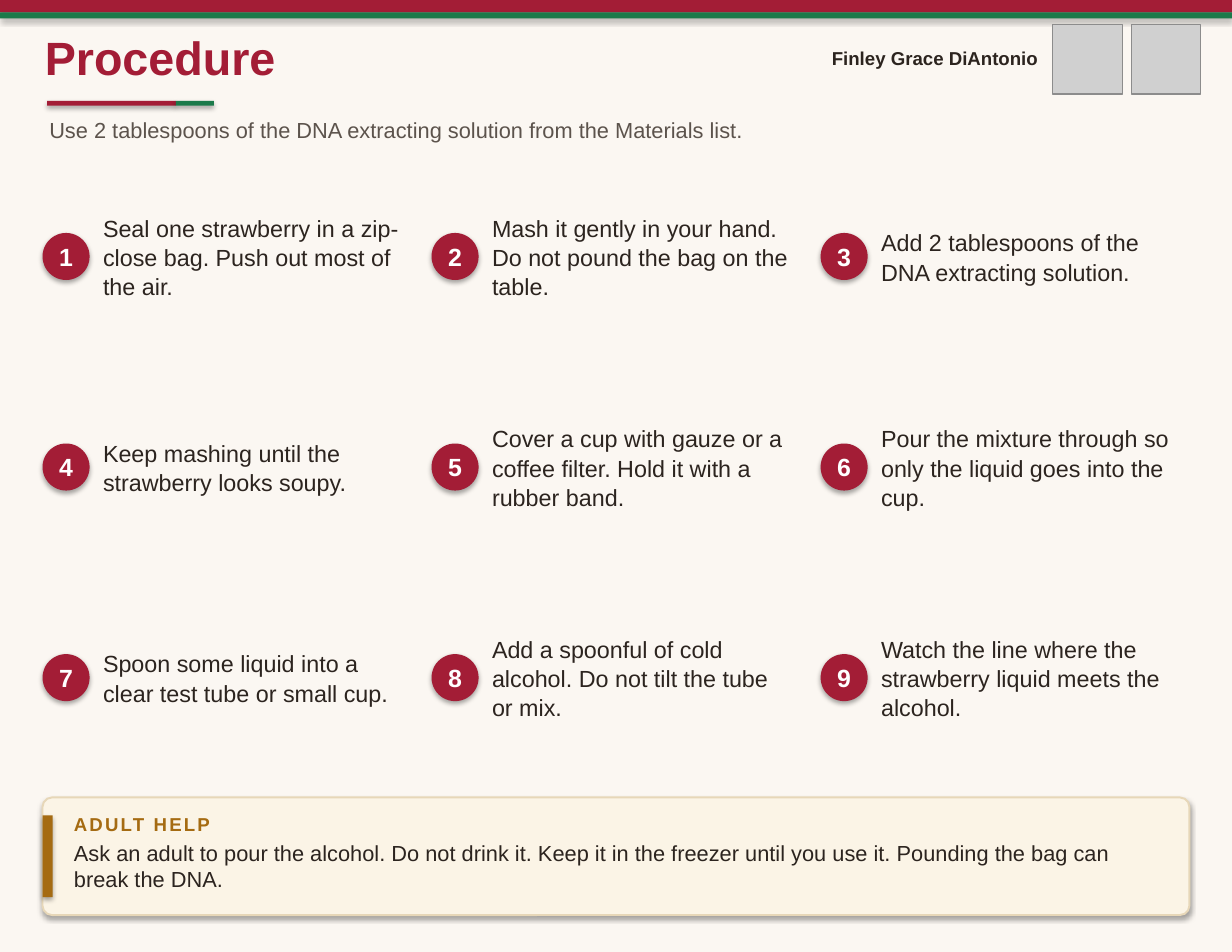
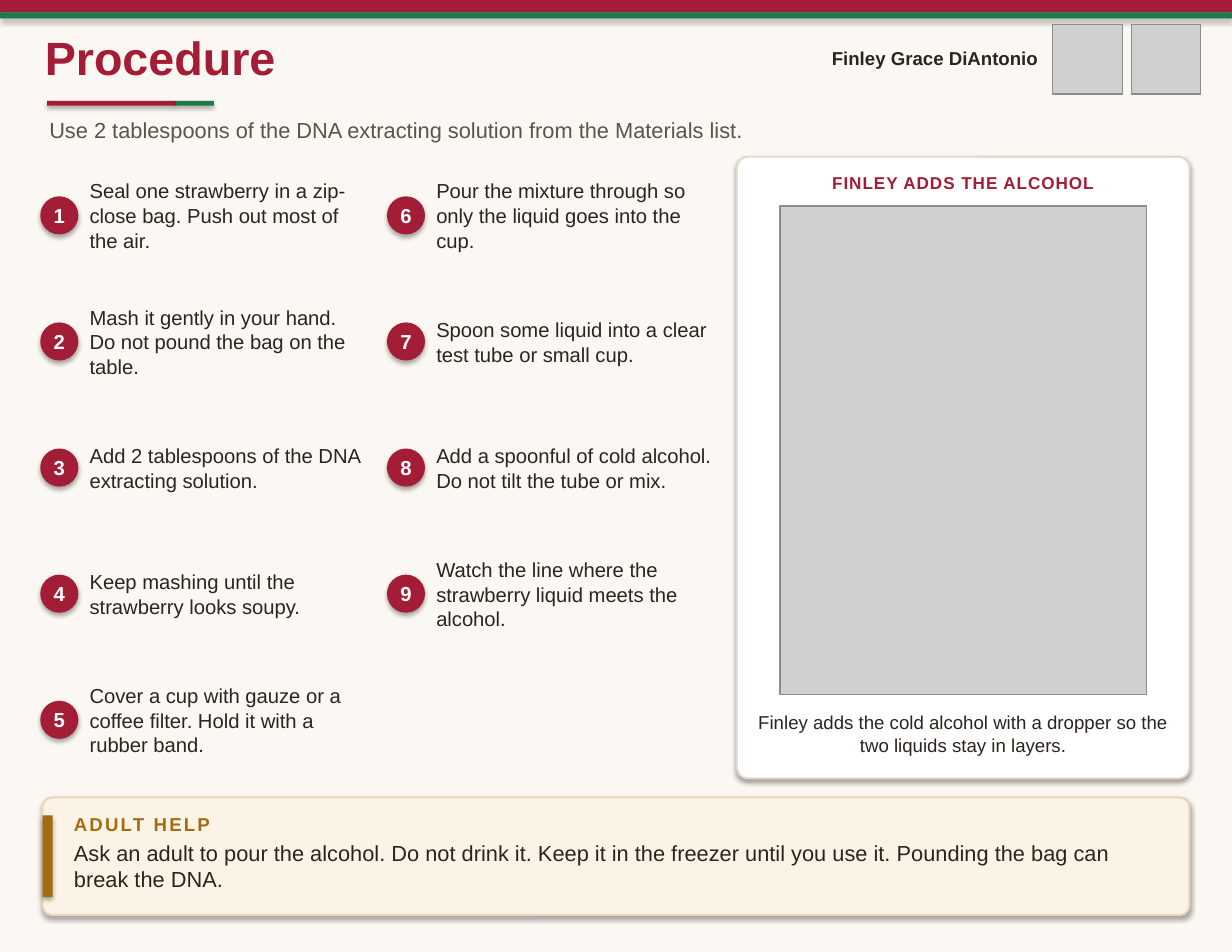
Before and after one commit to cbdiant/Cursor, a slide deck: slide 6 of Strawberry DNA Extraction Science Fair.pptx. Drawn at 1232x952 pixels with LibreOffice and Linux fonts; fonts in the diff are those of the drawing; grey boxes stand for pictures. Boxes give left, top, right and bottom in pixels: in the first picture for what was removed or moved away, otherwise in the second. Text is boxed around its words. In the diff, an @@ line names an element or a change of style, - is before the commit and + after.

```diff
--- a/Strawberry DNA Extraction Science Fair.pptx
+++ b/Strawberry DNA Extraction Science Fair.pptx
@@ text "Seal one strawberry in a ...": place and size @@
-text "Seal one strawberry in a ..." at bbox=[103, 220, 399, 296]
+text "Seal one strawberry in a ..." at bbox=[90, 183, 346, 248]
@@ text "Pour the mixture through so ...": place and size @@
-text "Pour the mixture through so ..." at bbox=[881, 430, 1169, 511]
+text "Pour the mixture through so ..." at bbox=[436, 183, 685, 253]
@@ rounded rectangle added at bbox=[737, 157, 1189, 778], fill #FFFFFF, outline #E4D9CE 1.25 pt @@
@@ text added at bbox=[832, 177, 1093, 189], 11 pt, text #A31D36, bold @@
+FINLEY ADDS THE ALCOHOL
@@ text "1": place and size @@
-text "1" at bbox=[59, 249, 73, 266]
+text "1" at bbox=[54, 209, 65, 223]
@@ ellipse: place and size @@
-ellipse at bbox=[43, 233, 90, 280]
+ellipse at bbox=[40, 196, 78, 234]
@@ text "6": place and size @@
-text "6" at bbox=[837, 458, 851, 477]
+text "6" at bbox=[400, 209, 411, 223]
@@ ellipse: place and size @@
-ellipse at bbox=[431, 233, 478, 280]
+ellipse at bbox=[388, 196, 426, 234]
@@ picture added at bbox=[780, 206, 1146, 694] @@
@@ text "Mash it gently in your ...": place and size @@
-text "Mash it gently in your ..." at bbox=[492, 220, 787, 296]
+text "Mash it gently in your ..." at bbox=[90, 310, 345, 374]
@@ text "Spoon some liquid into a ...": place and size @@
-text "Spoon some liquid into a ..." at bbox=[103, 655, 388, 707]
+text "Spoon some liquid into a ..." at bbox=[436, 322, 707, 366]
@@ text "2": place and size @@
-text "2" at bbox=[448, 248, 462, 266]
+text "2" at bbox=[54, 335, 65, 349]
@@ ellipse: place and size @@
-ellipse at bbox=[821, 233, 868, 280]
+ellipse at bbox=[40, 323, 78, 361]
@@ text "7": place and size @@
-text "7" at bbox=[59, 670, 73, 687]
+text "7" at bbox=[400, 335, 411, 349]
@@ ellipse: place and size @@
-ellipse at bbox=[821, 654, 868, 701]
+ellipse at bbox=[388, 323, 426, 361]
@@ text "Add 2 tablespoons of the ...": place and size @@
-text "Add 2 tablespoons of the ..." at bbox=[881, 234, 1138, 286]
+text "Add 2 tablespoons of the ..." at bbox=[90, 448, 361, 492]
@@ text "Add a spoonful of cold ...": place and size @@
-text "Add a spoonful of cold ..." at bbox=[492, 641, 768, 717]
+text "Add a spoonful of cold ..." at bbox=[436, 448, 712, 488]
@@ ellipse: place and size @@
-ellipse at bbox=[43, 444, 90, 491]
+ellipse at bbox=[40, 448, 78, 486]
@@ text "3": place and size @@
-text "3" at bbox=[837, 248, 851, 267]
+text "3" at bbox=[54, 461, 65, 476]
@@ ellipse: place and size @@
-ellipse at bbox=[431, 444, 478, 491]
+ellipse at bbox=[388, 448, 426, 486]
@@ text "8": place and size @@
-text "8" at bbox=[448, 669, 462, 688]
+text "8" at bbox=[400, 461, 411, 475]
@@ text "Keep mashing until the strawberry ...": place and size @@
-text "Keep mashing until the strawberry ..." at bbox=[103, 445, 346, 496]
+text "Keep mashing until the strawberry ..." at bbox=[90, 574, 300, 619]
@@ size 15 to 13 pt; line spacing 1.05 to 1.02 in 9 elements at bbox=[90, 183, 346, 248], bbox=[90, 574, 300, 619], bbox=[90, 310, 345, 374], bbox=[90, 448, 361, 492], bbox=[90, 688, 341, 752], bbox=[436, 183, 685, 253], bbox=[436, 322, 707, 366], bbox=[436, 448, 712, 488], bbox=[436, 562, 677, 626] @@
@@ text "Watch the line where the ...": place and size @@
-text "Watch the line where the ..." at bbox=[881, 641, 1159, 717]
+text "Watch the line where the ..." at bbox=[436, 562, 677, 626]
@@ text "4": place and size @@
-text "4" at bbox=[59, 459, 73, 476]
+text "4" at bbox=[54, 587, 65, 601]
@@ ellipse: place and size @@
-ellipse at bbox=[821, 444, 868, 491]
+ellipse at bbox=[40, 575, 78, 613]
@@ size 16 to 13 pt in 9 elements at bbox=[54, 209, 65, 223], bbox=[54, 587, 65, 601], bbox=[54, 335, 65, 349], bbox=[54, 461, 65, 476], bbox=[54, 713, 65, 727], bbox=[400, 209, 411, 223], bbox=[400, 335, 411, 349], bbox=[400, 461, 411, 475], bbox=[400, 587, 411, 601] @@
@@ text "9": place and size @@
-text "9" at bbox=[837, 669, 851, 688]
+text "9" at bbox=[400, 587, 411, 601]
@@ ellipse: place and size @@
-ellipse at bbox=[431, 654, 478, 701]
+ellipse at bbox=[388, 575, 426, 613]
@@ text "Cover a cup with gauze ...": place and size @@
-text "Cover a cup with gauze ..." at bbox=[492, 430, 782, 506]
+text "Cover a cup with gauze ..." at bbox=[90, 688, 341, 752]
@@ text "5": place and size @@
-text "5" at bbox=[448, 459, 462, 477]
+text "5" at bbox=[54, 713, 65, 727]
@@ ellipse: place and size @@
-ellipse at bbox=[43, 654, 90, 701]
+ellipse at bbox=[40, 701, 78, 739]
@@ text added at bbox=[758, 715, 1167, 756], 12 pt, text #2C241F @@
+Finley adds the cold alcohol with a dropper so the two liquids stay in layers.
```
Also in this commit, not shown: 2 other files.
